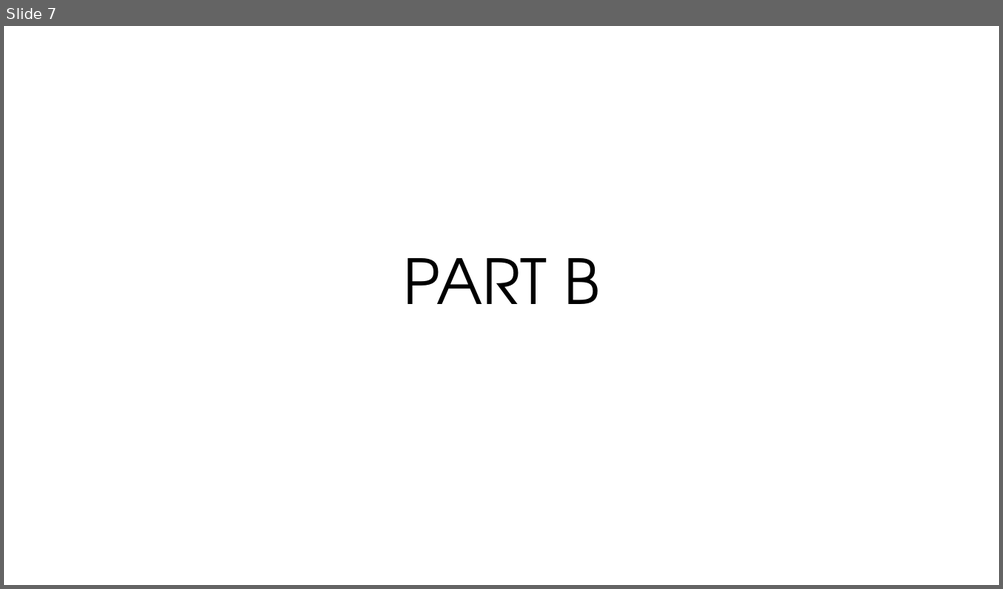
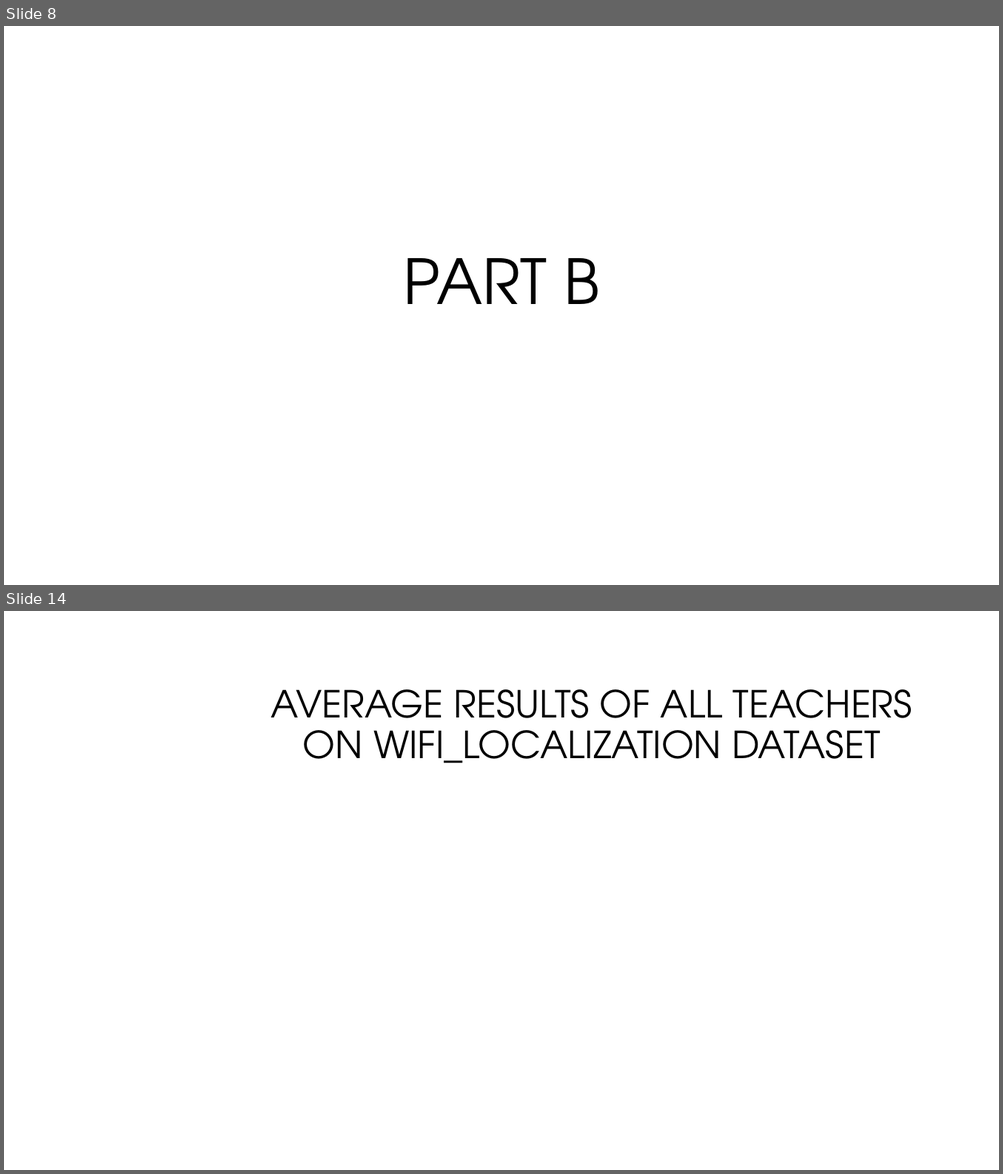
Before and after one commit to nivyosef12/Data-Analysis-Learning-with-Explanations, a slide deck: data_analysis_presentation_206100968_311128847.pptx. Shown one above the other, each under a label of ours: slide 7 before the commit, slides 8 and 14 after it; the slides between them are not shown. The pictures are 1003x589 and 1003x1174 pixels, drawn with LibreOffice and Linux fonts; fonts in the diff are those of the drawing; background and template pictures are left out. Boxes give left, top, right and bottom in pixels: in the first picture for what was removed or moved away, otherwise in the second. Text is boxed around its words. In the diff, an @@ line names an element or a change of style, - is before the commit and + after.

```diff
--- a/data_analysis_presentation_206100968_311128847.pptx
+++ b/data_analysis_presentation_206100968_311128847.pptx
@@ slide 14 added at (x1=4, y1=611, x2=999, y2=1170), background #FFFFFF @@
@@ title added at (x1=271, y1=689, x2=912, y2=763), 36 pt, text #000000 @@
+AVERAGE RESULTS OF ALL TEACHERS
+ON WIFI_LOCALIZATION DATASET
@@ what was slide 7 is now slide 8 @@
```
Also in this commit, not shown: 5 slides changed, 6 other slides added, 1 slide removed.
